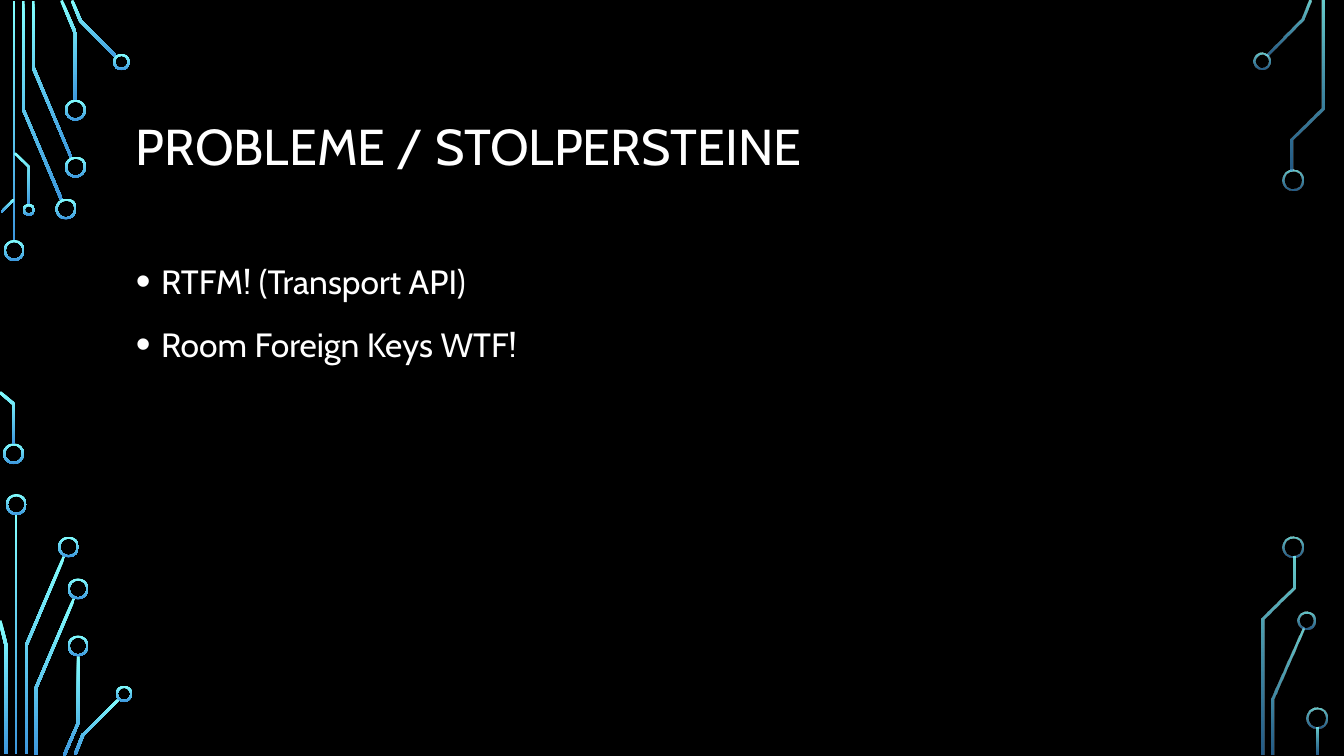
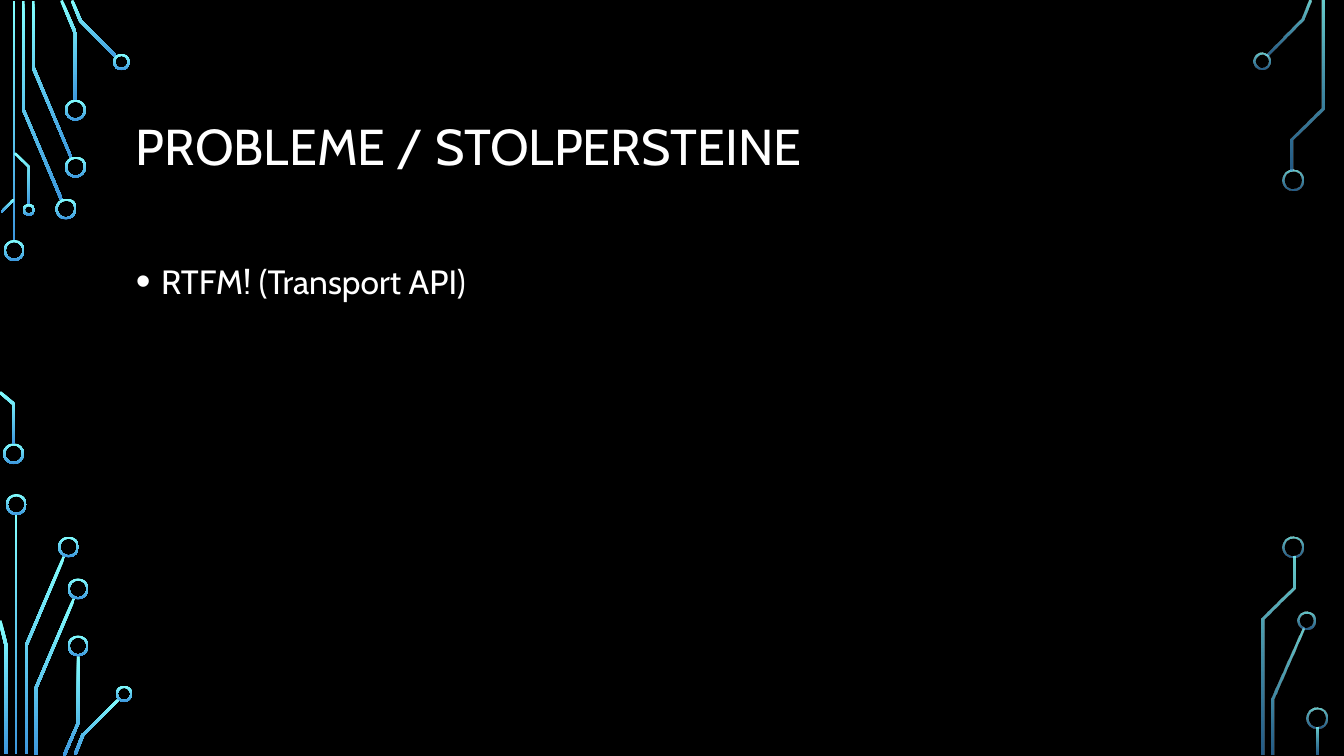
Before and after one commit to Inux/mobpro, a slide deck: slide 5 of Routify/doc/routify_presentation.pptx. Drawn at 1344x756 pixels with LibreOffice and Linux fonts; fonts in the diff are those of the drawing; background and template pictures are left out. Boxes give left, top, right and bottom in pixels: in the first picture for what was removed or moved away, otherwise in the second. Text is boxed around its words. In the diff, an @@ line names an element or a change of style, - is before the commit and + after.

```diff
--- a/Routify/doc/routify_presentation.pptx
+++ b/Routify/doc/routify_presentation.pptx
@@ text at bbox=[161, 331, 517, 365]: paragraph removed @@
-• Room Foreign Keys WTF!
```
Also in this commit, not shown: 1 slide added, 1 slide removed.
